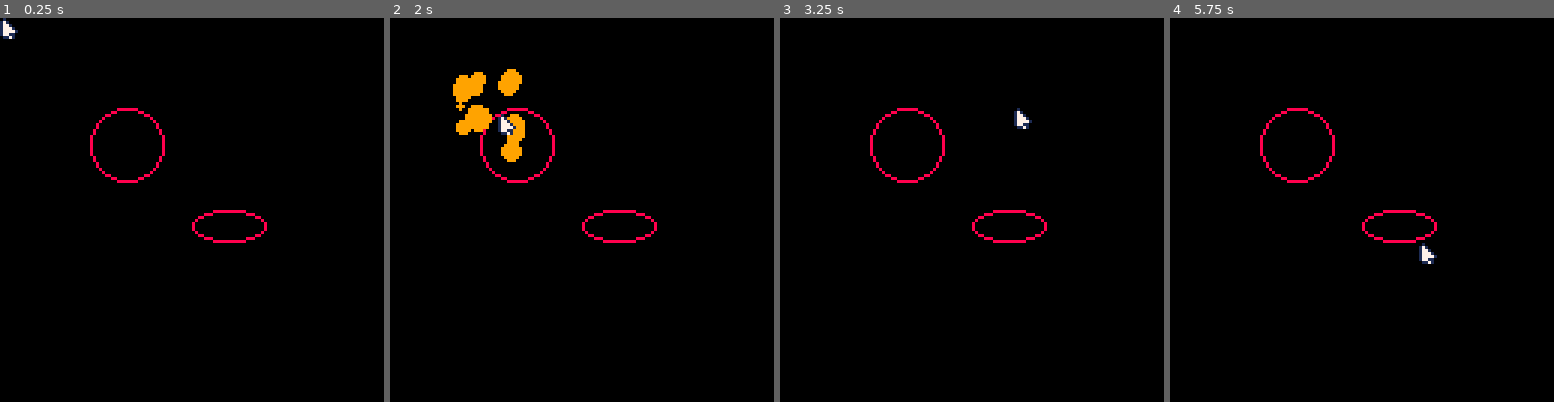
Above: before the commit, frames 1-4 (left to right).
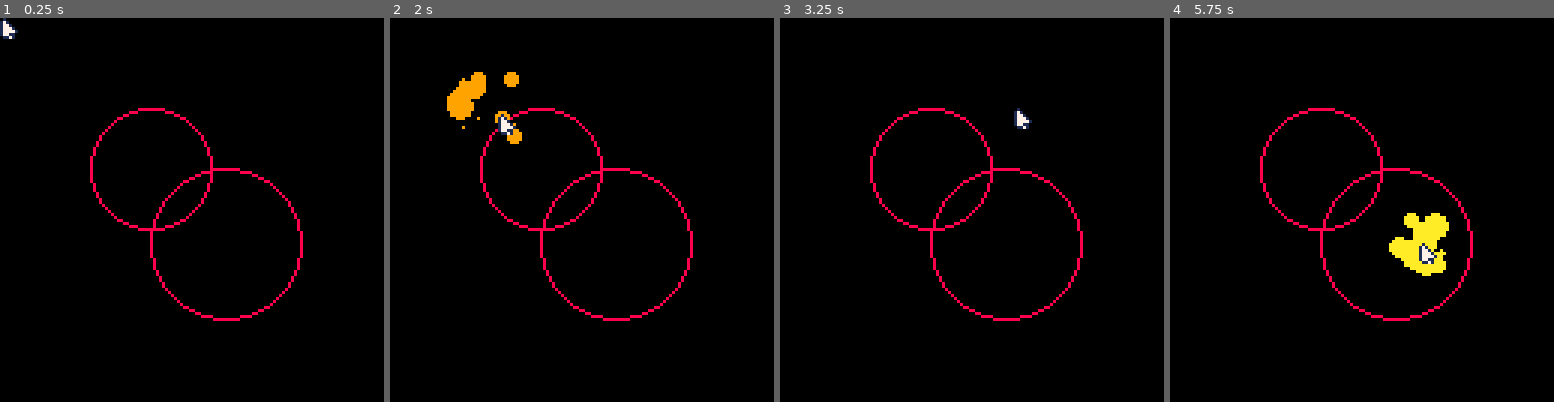
Above: after the commit, the same moments.

Repository: 4brn/Customs
Game: PICO-8 cartridge src/game.p8
Two runs of this game, one before a commit and one after it. Both use one fixed random seed, a clock stepped at 60 frames per second and the inputs below.
Inputs (mouse positions are in pixels of both pictures, inside the frame that each line leads up to):
- Up to frame 1 (0.25 s): no input
- Up to frame 2 (2 s): click (670, 121) at 0.67 s; click (436, 267) at 1.22 s; click (497, 114) at 1.77 s
- Up to frame 3 (3.25 s): click (952, 259) at 2.32 s; click (1014, 106) at 2.87 s
- Up to frame 4 (5.75 s): click (1465, 256) at 3.42 s; click (1231, 102) at 3.97 s; click (1292, 248) at 4.52 s; click (1354, 94) at 5.07 s; click (1419, 244) at 5.62 s

The runs differ from the first frame. In frame 1, 2.3% of the frame differs, in the area x 23-79%, y 23-79%; in frame 2, 3.6%; in frame 3, 2.3%; in frame 4, 3.6%.

Commit message:
separated area logic from explosions area

Diff:
--- /dev/null
+++ b/src/area.lua
@@ -0,0 +1,32 @@
+function init_areas()
+    areas = {}
+
+    -- debug
+    add_area(50,50,100,100)
+    add_area(30,30,70,70)
+end
+
+function inside_area(x,y)
+    for area in all(areas) do
+        if (x > area.x1 and y > area.y1) and (x < area.x2 and y < area.y2) then
+            return true
+        end
+    end
+
+    return false
+end
+
+function add_area(x1, y1, x2, y2)
+    add(areas,{
+        x1 = x1,
+        y1 = y1,
+        x2 = x2,
+        y2 = y2
+    })
+end
+
+function draw_areas()
+    for a in all(areas) do
+        oval(a.x1, a.y1, a.x2, a.y2, 8)
+    end
+end
--- a/src/explosion.lua
+++ b/src/explosion.lua
@@ -1,60 +1,46 @@
 function init_explosion()
+    -- list of all particles
     explosion = {}
-    areas = {}
+
+    colors = { 5, 9, 10, 7 }
     particle_count = 20
-    colors = { 5, 9, 10, 7 }
+    max_scale = 5
+    life = 5
+    subtraction = 0.2
 end
 
-function add_explosion(origin_x, origin_y)
-    for a in all(areas) do
-        if (origin_x > a.x1 and origin_y > a.y1 and origin_x < a.x2 and origin_y < a.y2) then
-            for i = 0, particle_count do
-                add(
-                    explosion, {
-                        x = origin_x,
-                        y = origin_y,
-                        dx = 1 - rnd(2),
-                        dy = 1 - rnd(2),
-                        scale = 2 + rnd(5),
-                        life = 5
-                    }
-                )
-            end
-            sfx(0)
+function add_explosion(x, y)
+    if inside_area(x, y) then
+        for i = 0, particle_count do
+            local particle = {
+                x = x,
+                y = y,
+                dx = 1 - rnd(2),
+                dy = 1 - rnd(2),
+                scale = 2 + rnd(max_scale),
+                life = life
+            }
+            add(explosion, particle)
         end
+        sfx(0)
     end
 end
 
 function update_explosion()
-    for particle in all(explosion) do
-        particle.x = particle.x + particle.dx
-        particle.y = particle.y + particle.dy
-        particle.scale = particle.scale - 0.2
-        particle.life = particle.life - 0.2
-        particle.color = colors[flr(particle.life)]
-        if particle.life <= 0 then
-            del(explosion, particle)
+    for p in all(explosion) do
+        p.x = p.x + p.dx
+        p.y = p.y + p.dy
+        p.scale = p.scale - subtraction
+        p.life = p.life - subtraction
+        p.color = colors[flr(p.life)]
+        if p.life <= 0 then
+            del(explosion, p)
         end
     end
 end
 
 function draw_explosion()
-    for particle in all(explosion) do
-        circfill(particle.x, particle.y, particle.scale, particle.color)
+    for p in all(explosion) do
+        circfill(p.x, p.y, p.scale, p.color)
     end
 end
-
-function add_area(x1, y1, x2, y2)
-    add(areas,{
-        x1 = x1,
-        y1 = y1,
-        x2 = x2,
-        y2 = y2
-    })
-end
-
-function draw_areas()
-    for a in all(areas) do
-        oval(a.x1, a.y1, a.x2, a.y2, 8)
-    end
-end
--- a/src/game.p8
+++ b/src/game.p8
@@ -3,6 +3,7 @@
 __lua__
 #include main.lua
 #include mouse.lua
+#include area.lua
 #include explosion.lua
 #include debug.lua
 
--- a/src/main.lua
+++ b/src/main.lua
@@ -1,18 +1,14 @@
 function _init()
     init_mouse()
+    init_areas()
     init_explosion()
     init_debug()
-
-    add_area(64, 64, 88, 74)
-    add_area(30, 30, 54, 54)
-
 end
 
 function _update60()
     update_mouse()
     update_explosion()
     update_debug()
-
 end
 
 function _draw()
Not shown, changed: the sound effects (__sfx__) section of src/game.p8
